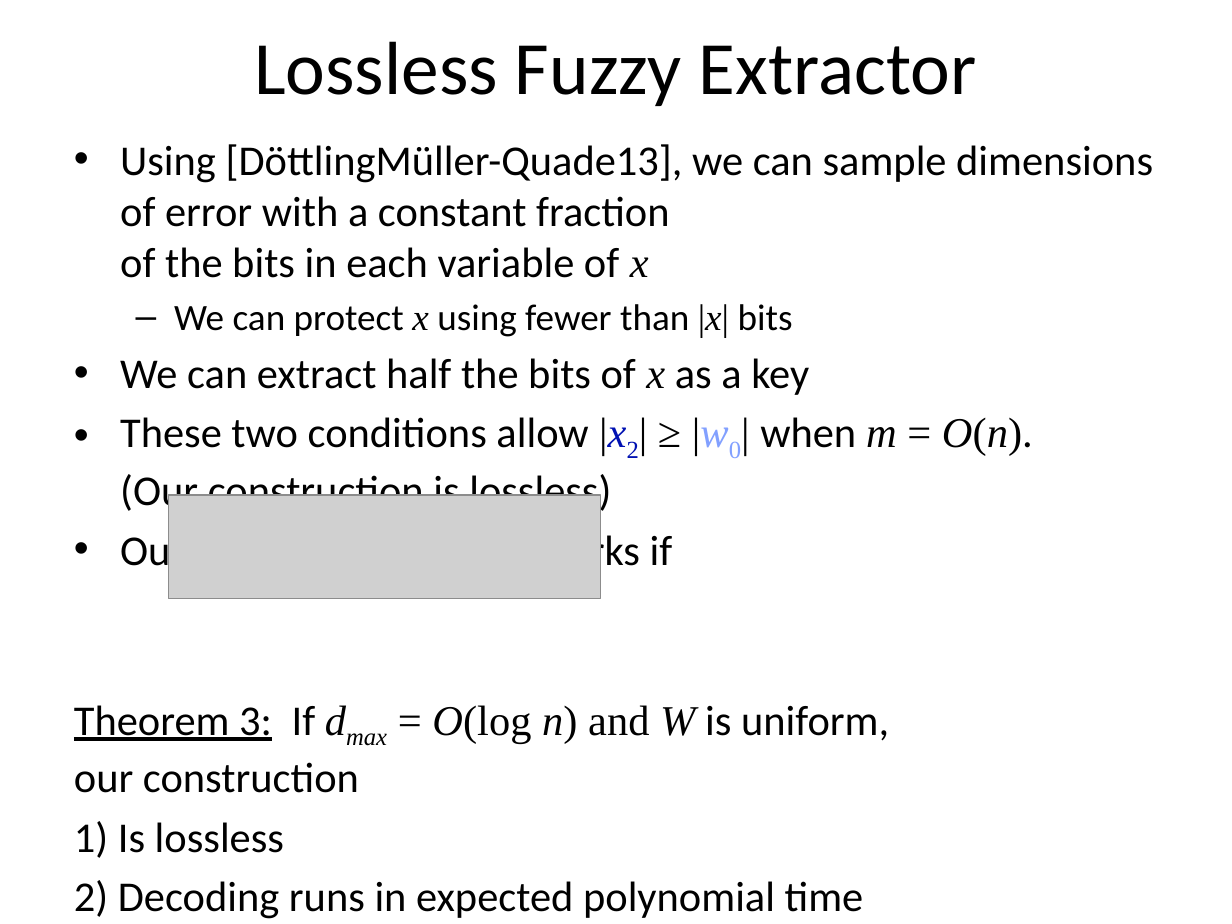
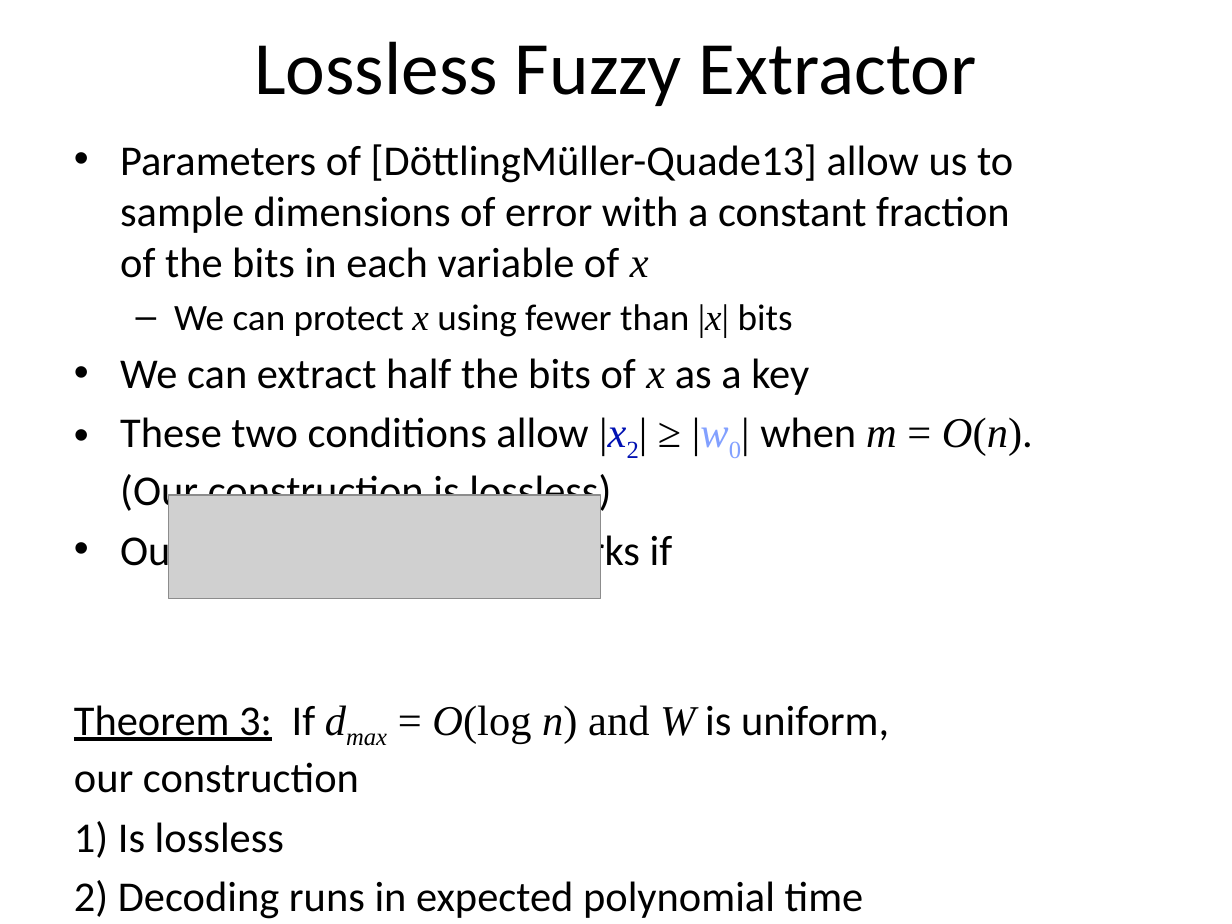
Before and after one commit to xianruimeng/comp-fuzzy-ext, a slide deck: slide 36 of ComputationalFuzzyExtractors.pptx (slide 35 before the commit). Drawn at 1232x924 pixels with LibreOffice and Linux fonts; fonts in the diff are those of the drawing; grey boxes stand for pictures. Boxes give left, top, right and bottom in pixels: in the first picture for what was removed or moved away, otherwise in the second. Text is boxed around its words. In the diff, an @@ line names an element or a change of style, - is before the commit and + after.

```diff
--- a/ComputationalFuzzyExtractors.pptx
+++ b/ComputationalFuzzyExtractors.pptx
@@ text at bbox=[120, 144, 1013, 278]: text changed @@
-• Using [DöttlingMüller-Quade13], we can sample dimensions of error with a constant fraction
-  of the bits in each variable of x
+• Parameters of [DöttlingMüller-Quade13] allow us to
+  sample dimensions of error with a constant fraction
+  of the bits in each variable of x
```
Also in this commit, not shown: 10 other slides changed, 1 slide added.
